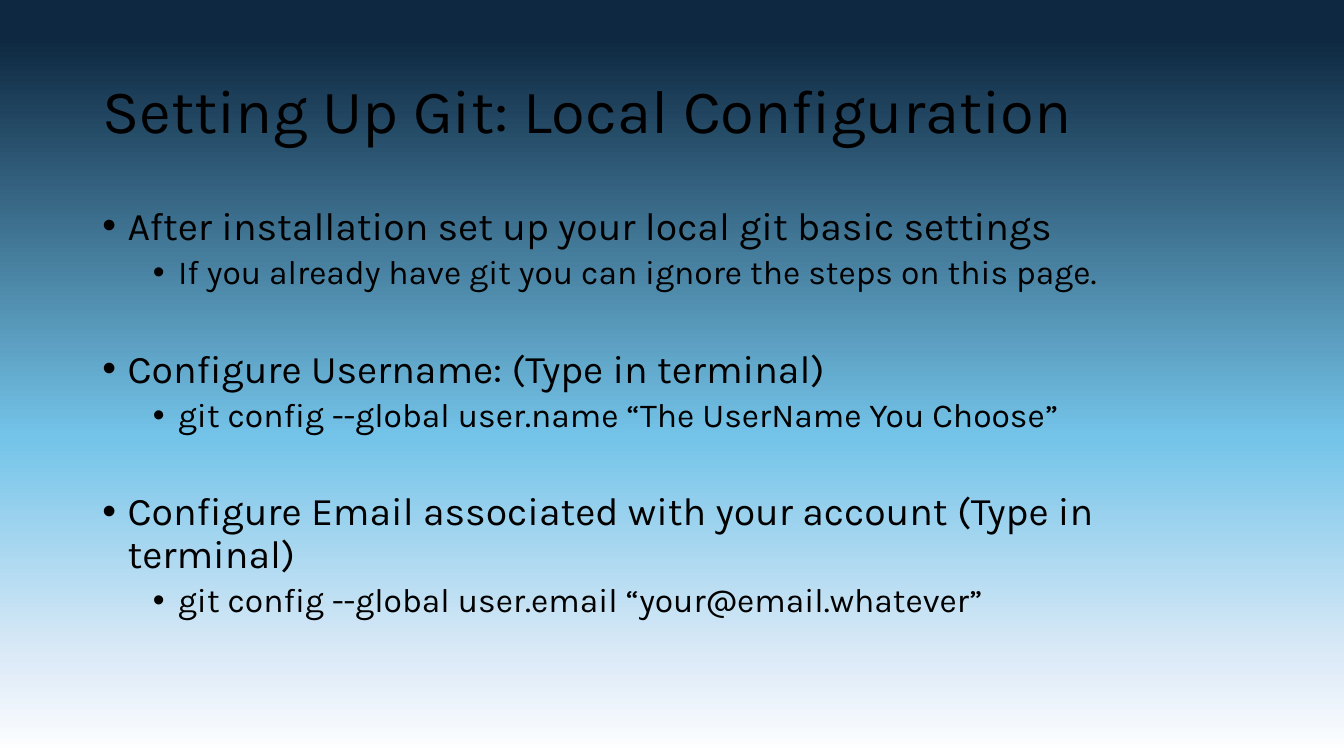
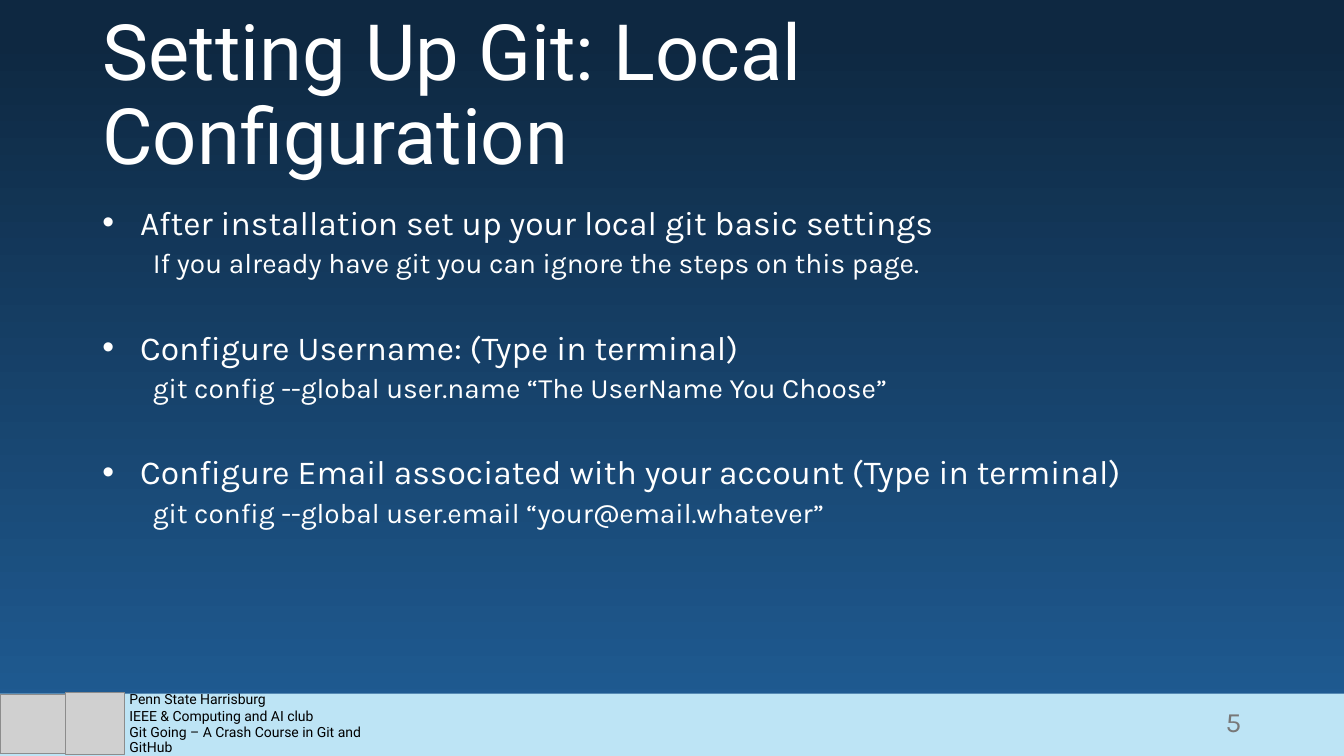
Before and after one commit to Blizzartnaut/GitHub-Tut, a slide deck: slide 5 of GitHub Basics.pptx. Drawn at 1344x756 pixels with LibreOffice and Linux fonts; fonts in the diff are those of the drawing; grey boxes stand for pictures. Boxes give left, top, right and bottom in pixels: in the first picture for what was removed or moved away, otherwise in the second. Text is boxed around its words. In the diff, an @@ line names an element or a change of style, - is before the commit and + after.

Commit message:
Styles suggestion

```diff
--- a/GitHub Basics.pptx
+++ b/GitHub Basics.pptx
@@ background gradient #0E2841 to #74C4E9 to #DCEAF7 to #FFFFFF to gradient #0E2841 to #205E97 @@
@@ text "Setting Up Git: Local Configuration" at [102, 21, 802, 181]: size 44 to 55.5 pt, font Karla to Roboto, text colour #000000 to #FFFFFF; vertical alignment middle to bottom @@
@@ text "After installation set up your ..." at [140, 212, 1121, 530]: size 28 to 24 pt in "After installation set up your local git ...", "Configure Username: (Type in terminal)", "Configure Email associated with your account (Type ..."; text colour #000000 to #FFFFFF; size 24 to 20 pt in "If you already have git you can ...", "git config --global user.name “The UserName You ...", "git config --global user.email “your@email.whatever”"; indent changed; bullet • to none @@
@@ rectangle added at [0, 694, 1344, 756], fill #BDE4F5 @@
@@ picture added at [0, 695, 66, 754] @@
@@ picture added at [66, 693, 124, 755] @@
@@ text added at [129, 691, 361, 752], 10 pt, text #000000 @@
+Penn State Harrisburg
+IEEE & Computing and AI club
+Git Going – A Crash Course in Git and GitHub
@@ page number added at [1226, 714, 1242, 732], 20 pt, text #797979 @@
+5
```
Also in this commit, not shown: 12 other slides changed.
